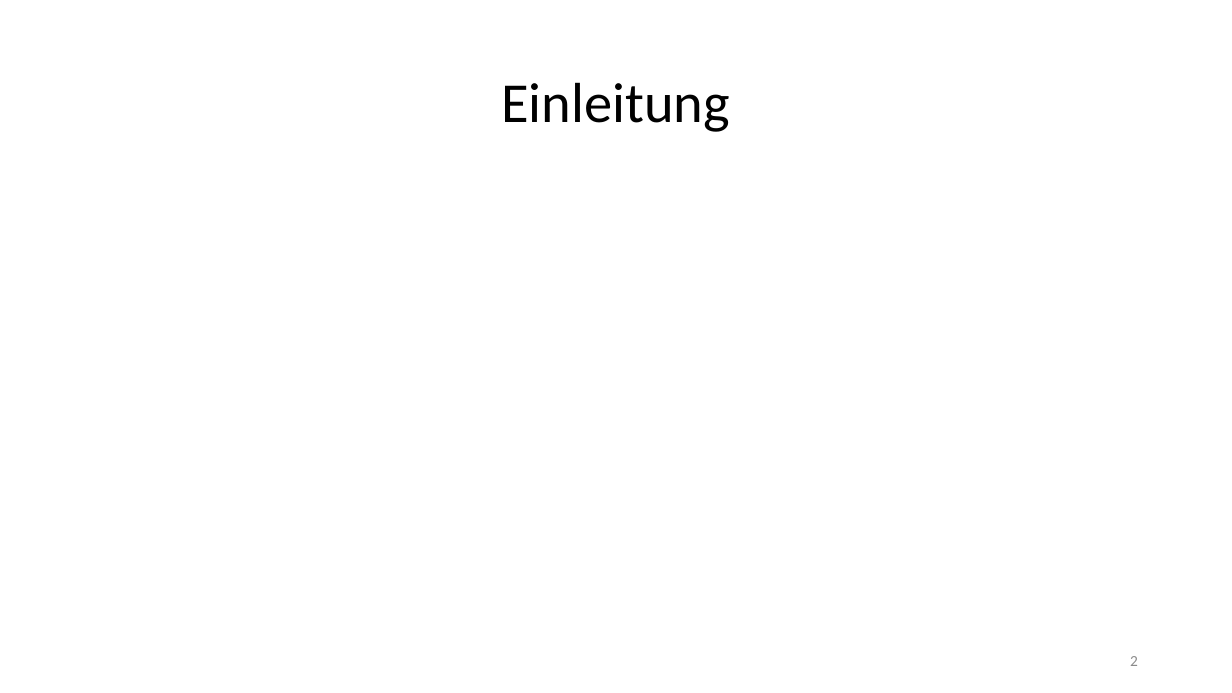
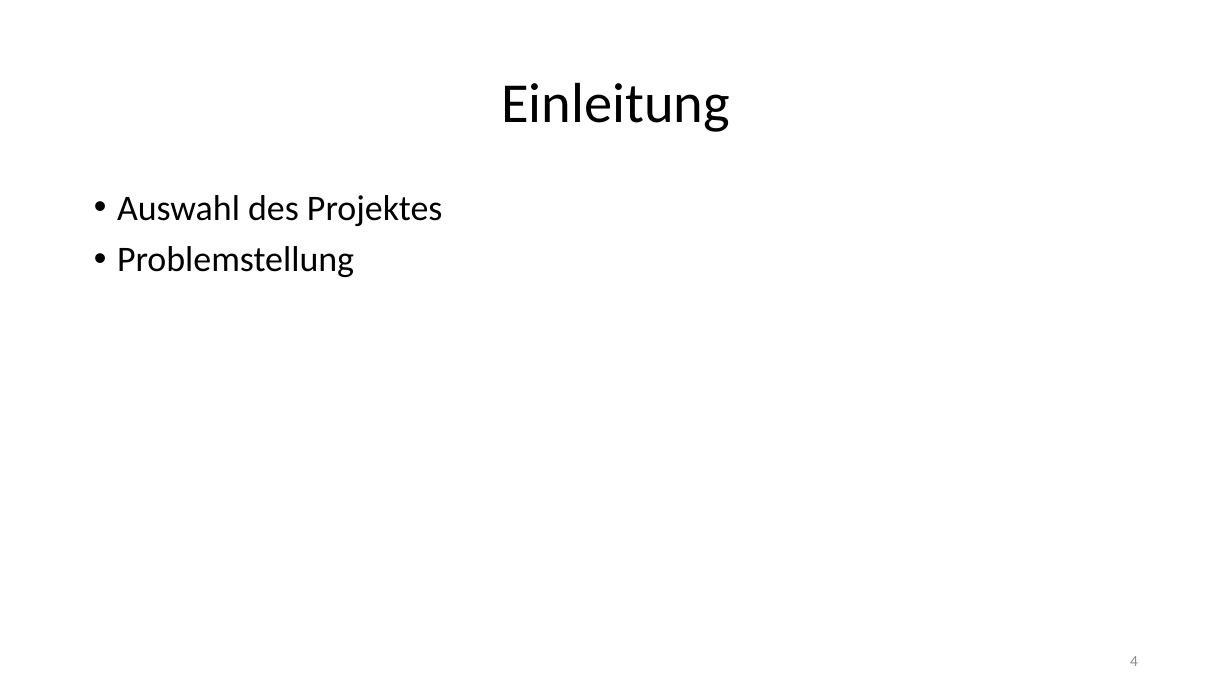
Before and after one commit to jhbruhn/fmes, a slide deck: slide 4 of Dokumentation/Roboter.pptx (slide 2 before the commit). Drawn at 1232x693 pixels with LibreOffice and Linux fonts; fonts in the diff are those of the drawing. Boxes give left, top, right and bottom in pixels: in the first picture for what was removed or moved away, otherwise in the second. Text is boxed around its words. In the diff, an @@ line names an element or a change of style, - is before the commit and + after.

```diff
--- a/Dokumentation/Roboter.pptx
+++ b/Dokumentation/Roboter.pptx
@@ text added at bbox=[117, 195, 442, 277], 28 pt, text #000000 @@
+• Auswahl des Projektes
+• Problemstellung
@@ page number at bbox=[1130, 656, 1138, 666]: text changed @@
-2
+4
```
Also in this commit, not shown: 4 other slides changed, 7 slides added, 7 slides removed, 9 other files.
